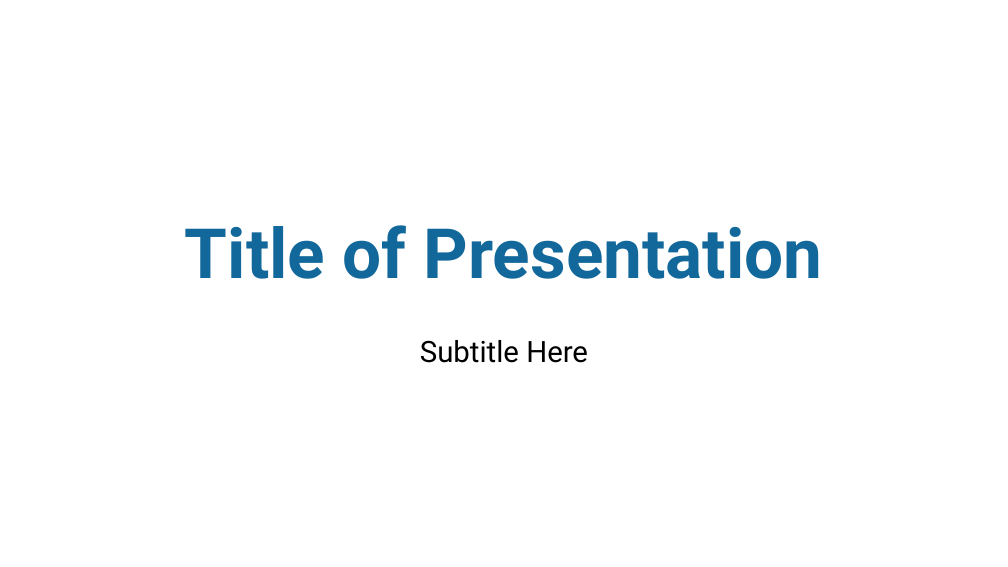
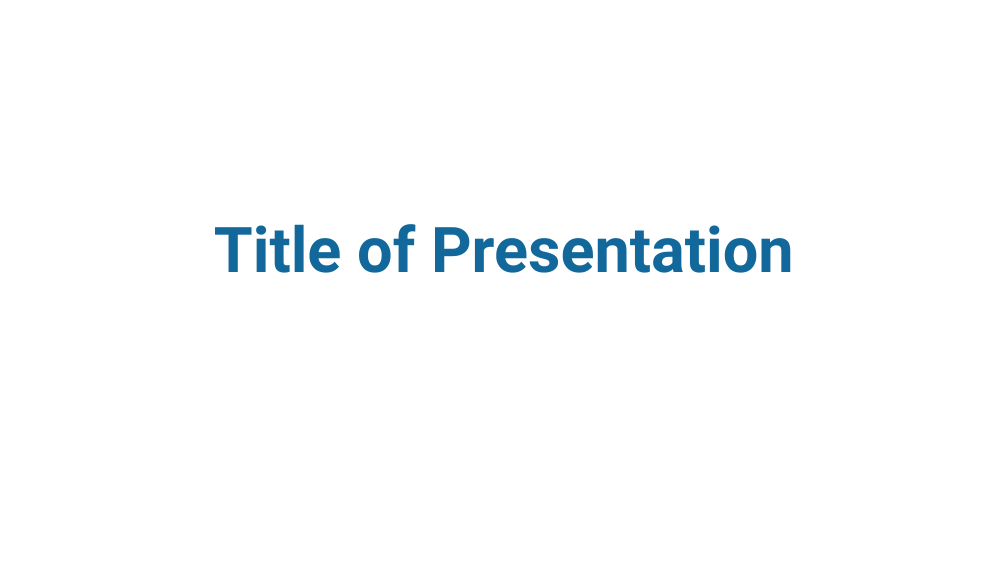
Before and after one commit to ieeevr/2024-test, a slide deck: slide 1 of assets/downloads/ieeevr-2023-template.pptx. Drawn at 1008x567 pixels with LibreOffice and Linux fonts; fonts in the diff are those of the drawing; background and template pictures are left out. Boxes give left, top, right and bottom in pixels: in the first picture for what was removed or moved away, otherwise in the second. Text is boxed around its words. In the diff, an @@ line names an element or a change of style, - is before the commit and + after.

```diff
--- a/assets/downloads/ieeevr-2023-template.pptx
+++ b/assets/downloads/ieeevr-2023-template.pptx
@@ title "Title of Presentation": place and size @@
-title "Title of Presentation" at bbox=[185, 225, 823, 279]
+title "Title of Presentation" at bbox=[214, 224, 794, 273]
@@ title "Title of Presentation" at bbox=[214, 224, 794, 273]: size 66 to 60 pt; vertical alignment middle to bottom @@
@@ text removed at bbox=[420, 340, 588, 363] @@
-Subtitle Here
```
Also in this commit, not shown: 3 slides removed, 9 other files.
